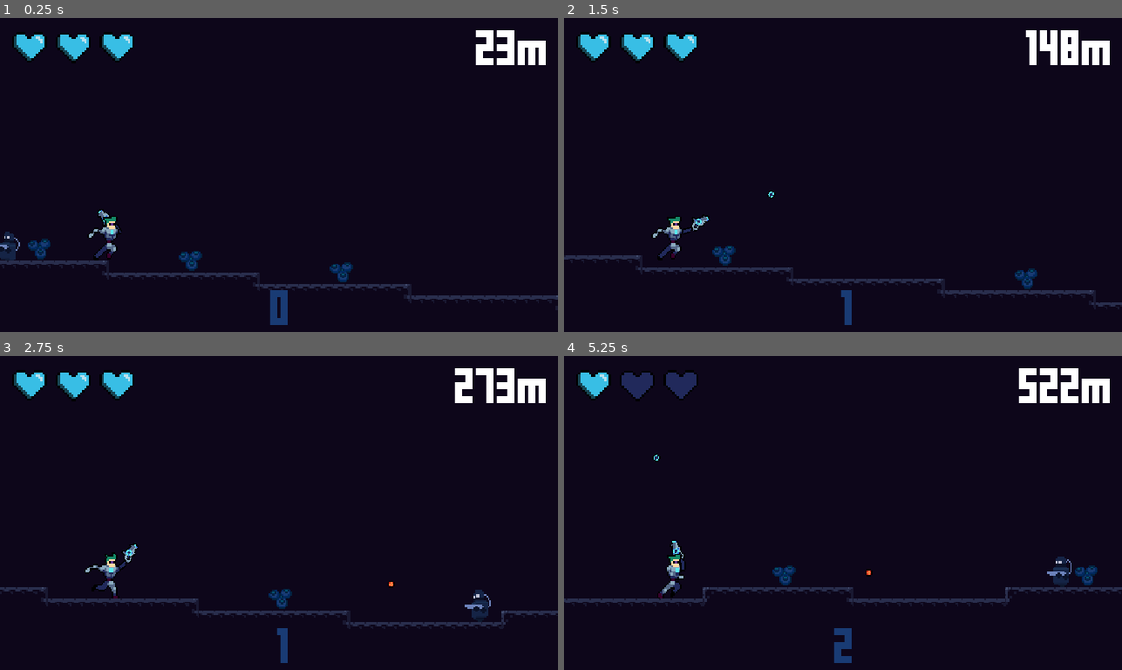
Above: before the commit, frames 1-4 (two rows, left to right).
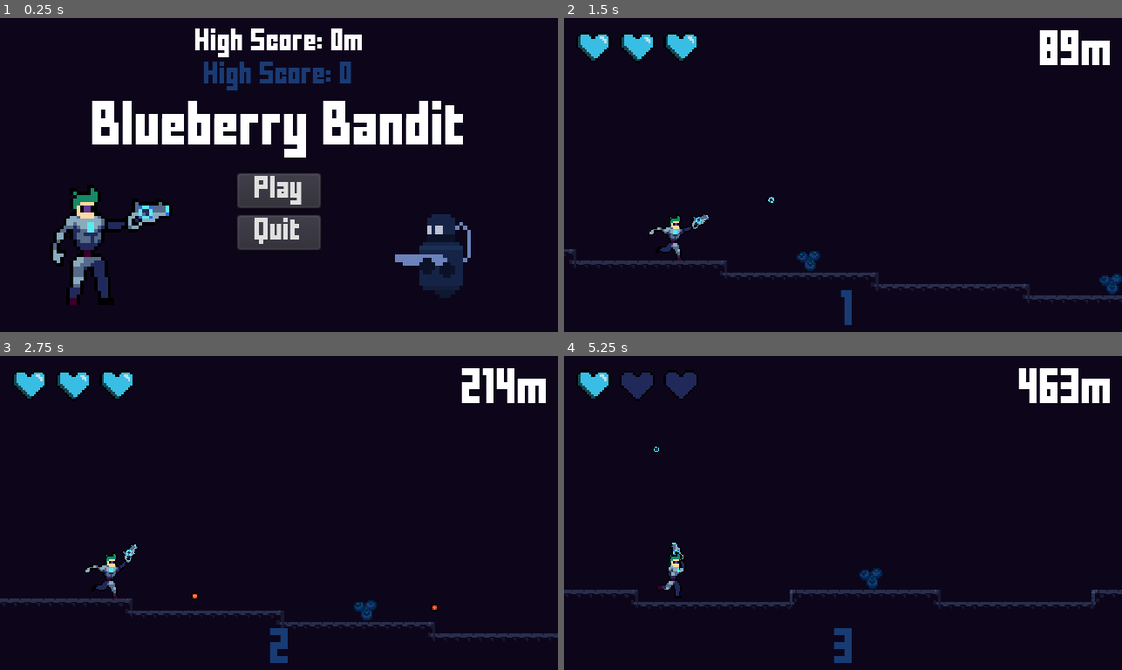
Above: after the commit, the same moments.

Repository: CreativelyBad/BlueberryBandit
Game: Godot game, scene res://UI/Menu.tscn
Two runs of this game, one before a commit and one after it. Both use one fixed random seed, a clock stepped at 60 frames per second and the inputs below. Before the commit the project starts from res://Levels/RandomLevel.tscn.
Inputs (mouse positions are in pixels of both pictures, inside the frame that each line leads up to):
- Up to frame 1 (0.25 s): no input
- Up to frame 2 (1.5 s): click (843, 190) at 0.5 s, where only the run after the commit has a clickable "Play"; move the mouse to (965, 159) at 1.27 s; hold D (right) from 1.28 s (still down); click (965, 159) at 1.35 s
- Up to frame 3 (2.75 s): keep holding D (right); tap Space (jump) at 1.52, 2.27 s; move the mouse to (167, 528) at 2.02 s; click (167, 528) at 2.1 s
- Up to frame 4 (5.25 s): move the mouse to (898, 443) at 2.77 s; release D (right) at 2.78 s; hold A (left) 2.78-3.53 s; click (898, 443) at 2.85 s; move the mouse to (815, 575) at 3.52 s; hold D (right) 3.53-5.03 s; click (815, 575) at 3.6 s; tap Space (jump) at 3.77, 4.52 s; move the mouse to (1010, 560) at 4.27 s; click (1010, 560) at 4.35 s; move the mouse to (675, 465) at 5.02 s; hold A (left) from 5.03 s (still down); click (675, 465) at 5.1 s

The runs differ from the first frame. In frame 1, 20% of the frame differs, in the area x 0-100%, y 3-98%; in frame 2, 3.5%; in frame 3, 2.5%; in frame 4, 3.4%.

Commit message:
new build and high score tracker

Diff:
--- a/Scripts/Menu.gd
+++ b/Scripts/Menu.gd
@@ -1,7 +1,14 @@
 extends CanvasLayer
 
+onready var globals = get_node("/root/Globals")
 onready var main_screen = get_node("Main")
 onready var level_screen = get_node("Levels")
+
+var hs_text = "High Score: "
+
+func _ready() -> void:
+	$Main/HighScoreBlueBerriesText.text = hs_text + str(globals.global_high_score_blueberries)
+	$Main/HighScoreDistanceText.text = hs_text + str(globals.global_high_score_distance) + "m"
 
 func _on_PlayButton_pressed() -> void:
 # warning-ignore:return_value_discarded
--- a/UI/DeathScreen.gd
+++ b/UI/DeathScreen.gd
@@ -4,11 +4,12 @@
 onready var globals = get_node("/root/Globals")
 
 func _ready() -> void:
-	$Main/VBoxContainer/DistanceText.text = str(globals.global_distance)
+	$Main/VBoxContainer/DistanceText.text = str(globals.global_distance) + "m"
 	$Main/VBoxContainer/BlueBerriesText.text = str(globals.global_blueberries)
 	set_high_scores()
 
 func _on_Menu_Button_pressed() -> void:
+# warning-ignore:return_value_discarded
 	get_tree().change_scene("res://UI/Menu.tscn")
 
 func set_high_scores():
--- a/UI/Menu.tscn
+++ b/UI/Menu.tscn
@@ -56,9 +56,9 @@
 anchor_right = 0.5
 anchor_bottom = 0.5
 margin_left = -137.5
-margin_top = -43.0
+margin_top = -40.0
 margin_right = 137.5
-margin_bottom = -15.0
+margin_bottom = -12.0
 custom_fonts/font = ExtResource( 2 )
 text = "Blueberry Bandit"
 align = 1
@@ -114,6 +114,33 @@
 offset = Vector2( 35, 0 )
 vframes = 8
 frame = 1
+
+[node name="HighScoreDistanceText" type="Label" parent="Main"]
+anchor_left = 0.5
+anchor_right = 0.5
+margin_left = -53.5
+margin_top = 7.0
+margin_right = 53.5
+margin_bottom = 22.0
+grow_horizontal = 2
+custom_fonts/font = ExtResource( 1 )
+text = "High Score: 00m"
+align = 1
+valign = 1
+
+[node name="HighScoreBlueBerriesText" type="Label" parent="Main"]
+anchor_left = 0.5
+anchor_right = 0.5
+margin_left = -48.0
+margin_top = 26.0
+margin_right = 48.0
+margin_bottom = 41.0
+grow_horizontal = 2
+custom_colors/font_color = Color( 0.101961, 0.235294, 0.458824, 1 )
+custom_fonts/font = ExtResource( 1 )
+text = "High Score: 00"
+align = 1
+valign = 1
 
 [node name="Levels" type="Control" parent="."]
 visible = false
--- a/project.godot
+++ b/project.godot
@@ -11,8 +11,8 @@
 [application]
 
 config/name="BlueberryBandit"
-run/main_scene="res://Levels/RandomLevel.tscn"
-config/icon="res://icon.png"
+run/main_scene="res://UI/Menu.tscn"
+config/icon="res://Branding/AppIcon_128.png"
 
 [autoload]
 
Binary file added: Branding/AppIcon.ico
Binary file added: Branding/AppIcon_128.png
Not shown, added: Branding/AppIcon_128.png.import
Not shown, removed: Builds/HTML5/b1/BlueberryBandit.apple-touch-icon.png.import
Not shown, removed: Builds/HTML5/b1/BlueberryBandit.icon.png.import
Not shown, removed: Builds/HTML5/b1/BlueberryBandit.png.import
Not shown, added: Branding/rcedit-x64.exe
Not shown, removed: Builds/HTML5/b1/BlueberryBandit.apple-touch-icon.png
Not shown, removed: Builds/HTML5/b1/BlueberryBandit.audio.worklet.js
Not shown, removed: Builds/HTML5/b1/BlueberryBandit.html
Not shown, removed: Builds/HTML5/b1/BlueberryBandit.icon.png
Not shown, removed: Builds/HTML5/b1/BlueberryBandit.js
(and 7 more such lines)
